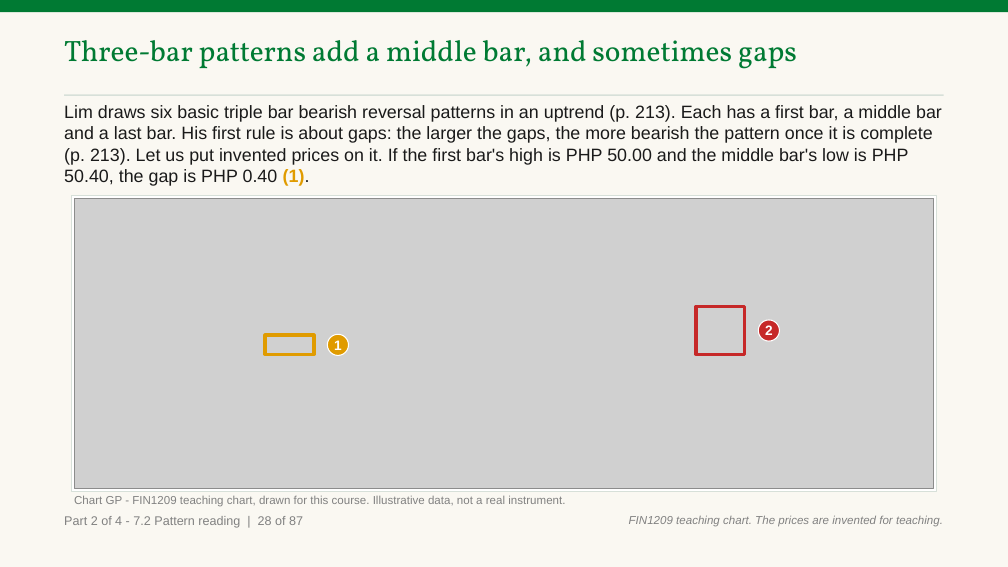
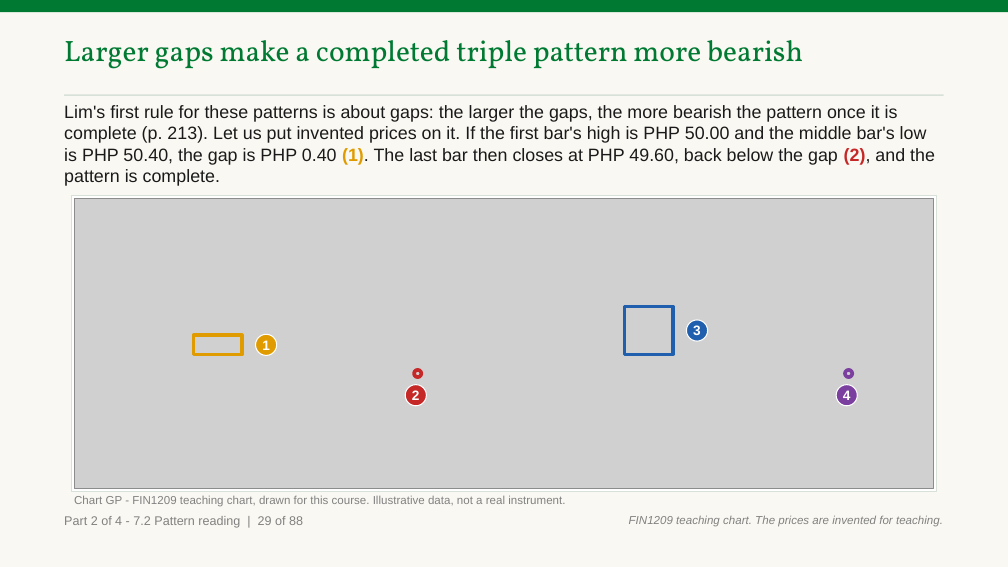
Before and after one commit to benjiesotelo-sudo/Telos_FIN1209, a slide deck: slide 73 of chapter-07/FIN1209-Chapter-07.pptx (slide 72 before the commit). Drawn at 1008x567 pixels with LibreOffice and Linux fonts; fonts in the diff are those of the drawing; grey boxes stand for pictures. Boxes give left, top, right and bottom in pixels: in the first picture for what was removed or moved away, otherwise in the second. Text is boxed around its words. In the diff, an @@ line names an element or a change of style, - is before the commit and + after.

```diff
--- a/chapter-07/FIN1209-Chapter-07.pptx
+++ b/chapter-07/FIN1209-Chapter-07.pptx
@@ text at (x1=64, y1=40, x2=803, y2=69): text changed @@
-Three-bar patterns add a middle bar, and sometimes gaps
+Larger gaps make a completed triple pattern more bearish
@@ text at (x1=64, y1=105, x2=935, y2=186): text changed @@
-Lim draws six basic triple bar bearish reversal patterns in an uptrend (p. 213). Each has a first bar, a middle bar and a last bar. His first rule is about gaps: the larger the gaps, the more bearish the pattern once it is complete (p. 213). Let us put invented prices on it. If the first bar's high is PHP 50.00 and the middle bar's low is PHP 50.40, the gap is PHP 0.40 (1).
+Lim's first rule for these patterns is about gaps: the larger the gaps, the more bearish the pattern once it is complete (p. 213). Let us put invented prices on it. If the first bar's high is PHP 50.00 and the middle bar's low is PHP 50.40, the gap is PHP 0.40 (1). The last bar then closes at PHP 49.60, back below the gap (2), and the pattern is complete.
@@ 2 rectangles, 1 ellipse moved together from (x1=265, y1=307, x2=745, y2=355) to (x1=194, y1=307, x2=673, y2=355) @@
@@ rectangle at (x1=625, y1=307, x2=673, y2=355): outline #C62828 3.5 pt to #1F5FAD 3.5 pt @@
@@ ellipse added at (x1=687, y1=320, x2=708, y2=341), fill #1F5FAD, outline #FFFFFF 1 pt, 13 pt, text #FFFFFF, bold @@
+3
@@ ellipse "2" moved from (x1=758, y1=320, x2=780, y2=341) to (x1=405, y1=385, x2=426, y2=406) @@
@@ ellipse added at (x1=414, y1=370, x2=422, y2=377), outline #C62828 3.5 pt @@
@@ ellipse added at (x1=836, y1=385, x2=858, y2=406), fill #7B3FA0, outline #FFFFFF 1 pt, 13 pt, text #FFFFFF, bold @@
+4
@@ ellipse added at (x1=845, y1=370, x2=853, y2=377), outline #7B3FA0 3.5 pt @@
@@ text at (x1=64, y1=516, x2=303, y2=528): text changed @@
-Part 2 of 4 - 7.2 Pattern reading | 28 of 87
+Part 2 of 4 - 7.2 Pattern reading | 29 of 88
```
Also in this commit, not shown: 86 other slides changed, 1 slide added, 2 other files.
